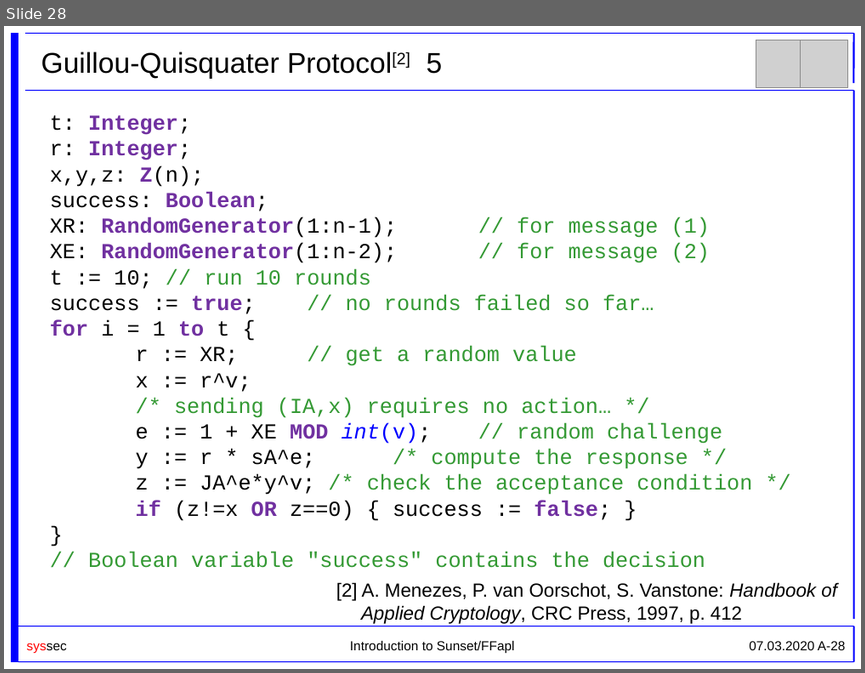
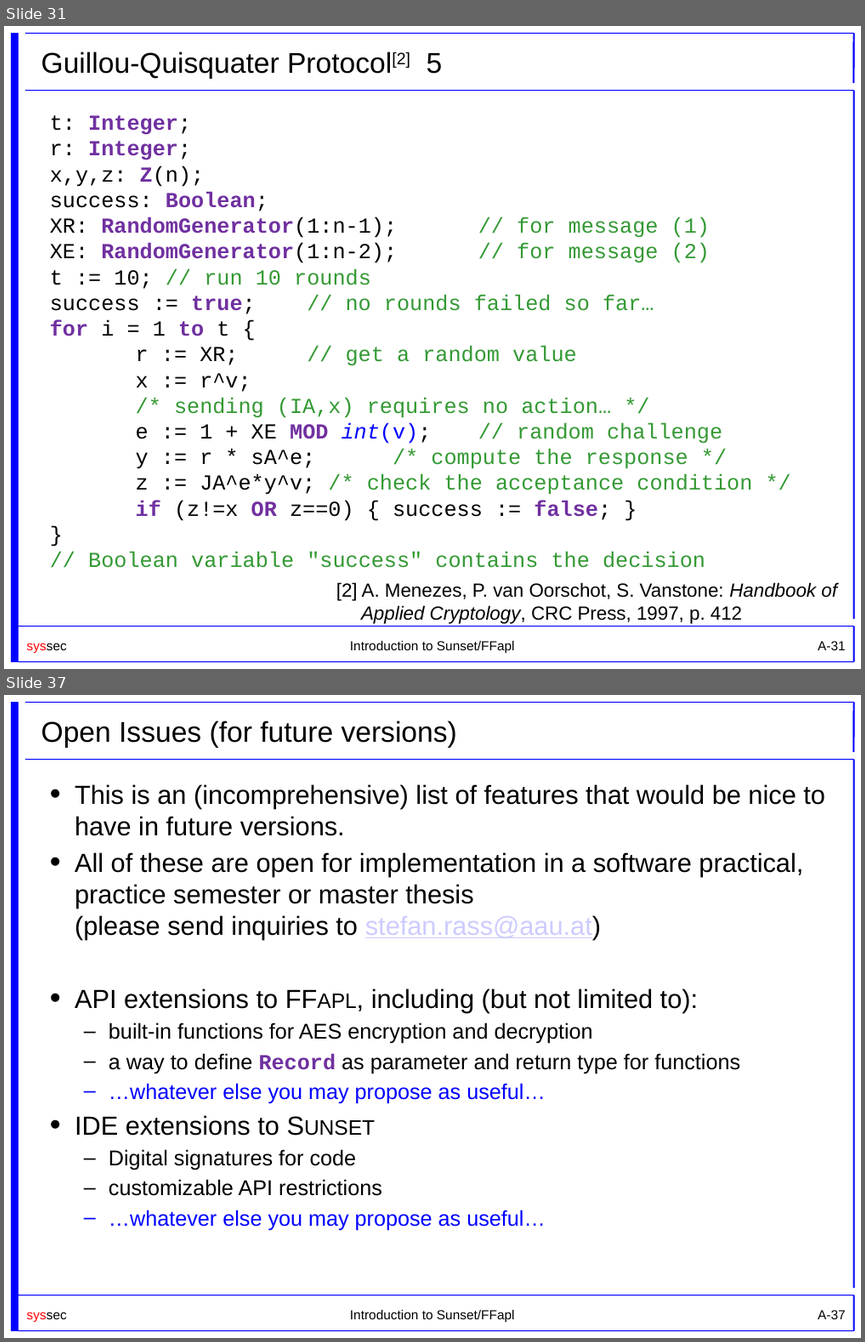
Before and after one commit to cryptool-org/cryptobrief, a slide deck: manual (drafts)/Sunset_Slides_UniKlu.pptx. Shown one above the other, each under a label of ours: slide 28 before the commit, slides 31 and 37 after it; the slides between them are not shown. The pictures are 865x673 and 865x1342 pixels, drawn with LibreOffice and Linux fonts; fonts in the diff are those of the drawing; grey boxes stand for pictures; background and template pictures are left out. Boxes give left, top, right and bottom in pixels: in the first picture for what was removed or moved away, otherwise in the second. Text is boxed around its words. In the diff, an @@ line names an element or a change of style, - is before the commit and + after.

```diff
--- a/manual (drafts)/Sunset_Slides_UniKlu.pptx
+++ b/manual (drafts)/Sunset_Slides_UniKlu.pptx
@@ slide 37 added at <box>4,695,861,1338</box>, background #FFFFFF; not listed: 11 template elements that a slide beside it also shows @@
@@ title added at <box>41,721,457,748</box>, 24 pt, text #000000 @@
+Open Issues (for future versions)
@@ text added at <box>75,784,825,1230</box>, 22 pt, text #000000 @@
+• This is an (incomprehensive) list of features that would be nice to have in future versions.
+• All of these are open for implementation in a software practical, practice semester or master thesis
+  (please send inquiries to stefan.rass@aau.at)
+• API extensions to FFapl, including (but not limited to):
+  – built-in functions for AES encryption and decryption
+  – a way to define Record as parameter and return type for functions
+  – …whatever else you may propose as useful…
+• IDE extensions to Sunset
+  – Digital signatures for code
+  – customizable API restrictions
+  – …whatever else you may propose as useful…
@@ what was slide 28 is now slide 31 @@
@@ slide 31 changed as well @@
@@ picture removed at <box>756,40,803,88</box> @@
@@ picture removed at <box>800,40,847,88</box> @@
@@ page number at <box>817,641,846,650</box>: text changed @@
-07.03.2020 A-28
+A-31
```
Also in this commit, not shown: 12 other slides changed, 9 other slides added, 1 other file.
